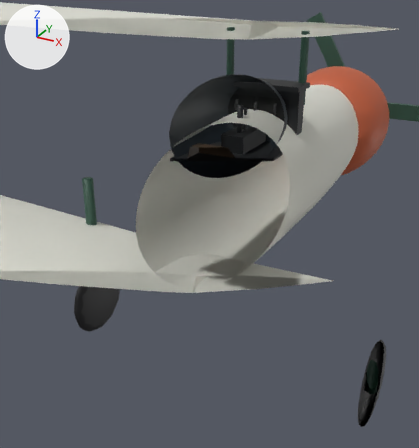
A saved change to the glTF model public/assets/aeronaves/jaz-25.glb.
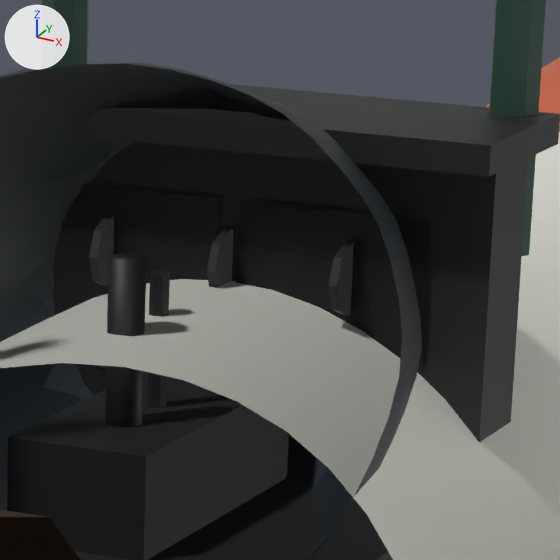
There are two pictures of each version: one from a camera (50 mm lens) standing at (2.045, -3.076, 1.712) and looking at (-0.167, 0.946, -0.299), one close up on the part from 52% to 74% of the width and 14% to 34% of the height. Arrows for +X, +Y and +Z are at upper left; the lights stay in place. The last two pictures show the newer version. Everything nearer to the camera than a plane just in front of the edit is cut away. Where no turn or scale is listed for an object, it has been applied to the vertices.

The older version as bpy lines, for what is in view:
```python
me_cube_004 = bpy.data.meshes.new('Cube.004')
me_cube_004.from_pydata(...)  # a box spanning x -0.24..0.24, y 0.5..0.9, z 0.34..0.42; a box spanning x -0.24..0.24, y 0.45..0.55, z 0.42..0.88
me_cube_004.materials.append(mat_tapiceria)  # brown #4a3b2b
me_cylinder = bpy.data.meshes.new('Cylinder')
me_cylinder.from_pydata(...)  # an 8-sided cylinder along z spanning x -0.05..0.05, y -0.05..0.05, z -0.006..0.006
me_cylinder.materials.append(mat_tablero)  # black #212426
me_cylinder_001 = bpy.data.meshes.new('Cylinder.001')
me_cylinder_001.from_pydata(...)  # an 8-sided cylinder along z spanning x -0.05..0.05, y -0.05..0.05, z -0.006..0.006
me_cylinder_001.materials.append(mat_tablero)  # black #212426
me_cylinder_002 = bpy.data.meshes.new('Cylinder.002')
me_cylinder_002.from_pydata(...)  # an 8-sided cylinder along z spanning x -0.05..0.05, y -0.05..0.05, z -0.006..0.006
me_cylinder_002.materials.append(mat_tablero)  # black #212426
ob_asiento = bpy.data.objects.new('asiento', me_cube_004)
ob_asiento.location = (0.0, 0.0, 0.0)
ob_reloj_0 = bpy.data.objects.new('reloj-0', me_cylinder)
ob_reloj_0.parent = ob_avion
ob_reloj_0.location = (-0.18, 0.63, -1.472)
ob_reloj_0.rotation_euler = (0.0, 1.571, 0.0)  # degrees (0, 90, 0)
ob_reloj_1 = bpy.data.objects.new('reloj-1', me_cylinder_001)
ob_reloj_1.parent = ob_avion
ob_reloj_1.location = (0.0, 0.63, -1.472)
ob_reloj_1.rotation_euler = (0.0, 1.571, 0.0)  # degrees (0, 90, 0)
ob_reloj_2 = bpy.data.objects.new('reloj-2', me_cylinder_002)
ob_reloj_2.parent = ob_avion
ob_reloj_2.location = (0.18, 0.63, -1.472)
ob_reloj_2.rotation_euler = (0.0, 1.571, 0.0)  # degrees (0, 90, 0)
# also in view: 'montante--0.34--1.64' at (-0.34, 1.644, 0.95); 'palanca' at (0.0, 1.16, 0.54); 'visera' at (0.0, 1.53, 0.82); 'pedestal' at (0.0, 1.25, 0.41); 'fuselaje' at (0.0, -0.003, -0.004)
```
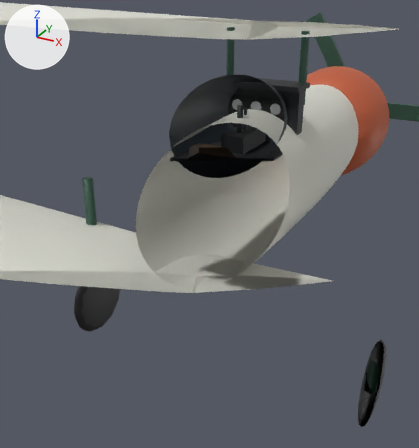
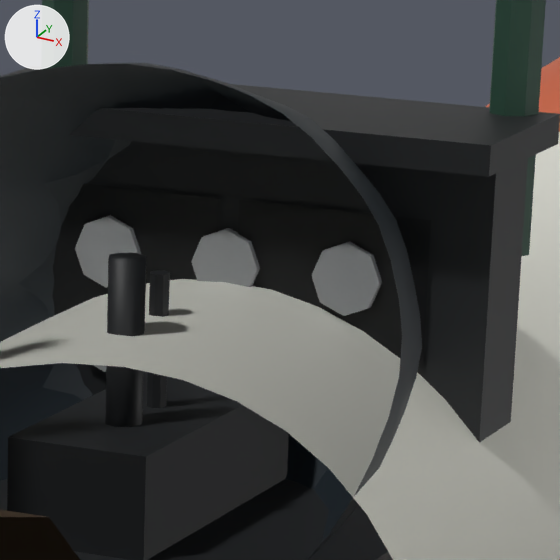
Pixel boxes (x1, y1, x2, y2) of what changed, in the close-ups (560 x 560 px):
'reloj-2', recoloured, turned: before (328, 241, 354, 316); after (311, 241, 382, 316)
'reloj-1', recoloured, turned: before (207, 228, 233, 288); after (191, 228, 260, 287)
'reloj-0', recoloured, turned: before (89, 215, 114, 287); after (75, 215, 141, 288)

The change, as a diff of the scene's bpy script:
```diff
--- a/public/assets/aeronaves/jaz-25.glb.py
+++ b/public/assets/aeronaves/jaz-25.glb.py
@@ mat_metal @@
+mat_metal = principled_material('metal')
+mat_metal.base_color = (0.342, 0.355, 0.367)  # grey #9ea1a3
+mat_metal.roughness = 0.55
@@ me_cylinder @@
 me_cylinder.from_pydata(...)  # 16 vertices, 28 faces; spans x -0.05..0.05, y -0.05..0.05, z -0.006..0.006
-me_cylinder.materials.append(mat_tablero)  # black #212426
+me_cylinder.materials.append(mat_metal)  # grey #9ea1a3
@@ me_cylinder_001 @@
 me_cylinder_001.from_pydata(...)  # 16 vertices, 28 faces; spans x -0.05..0.05, y -0.05..0.05, z -0.006..0.006
-me_cylinder_001.materials.append(mat_tablero)  # black #212426
+me_cylinder_001.materials.append(mat_metal)  # grey #9ea1a3
@@ me_cylinder_002 @@
 me_cylinder_002.from_pydata(...)  # 16 vertices, 28 faces; spans x -0.05..0.05, y -0.05..0.05, z -0.006..0.006
-me_cylinder_002.materials.append(mat_tablero)  # black #212426
+me_cylinder_002.materials.append(mat_metal)  # grey #9ea1a3
@@ ob_reloj_0 @@
 ob_reloj_0.location = (-0.18, 0.63, -1.472)
-ob_reloj_0.rotation_euler = (0.0, 1.571, 0.0)  # degrees (0, 90, 0)
@@ ob_reloj_1 @@
 ob_reloj_1.location = (0.0, 0.63, -1.472)
-ob_reloj_1.rotation_euler = (0.0, 1.571, 0.0)  # degrees (0, 90, 0)
@@ ob_reloj_2 @@
 ob_reloj_2.location = (0.18, 0.63, -1.472)
-ob_reloj_2.rotation_euler = (0.0, 1.571, 0.0)  # degrees (0, 90, 0)
```
